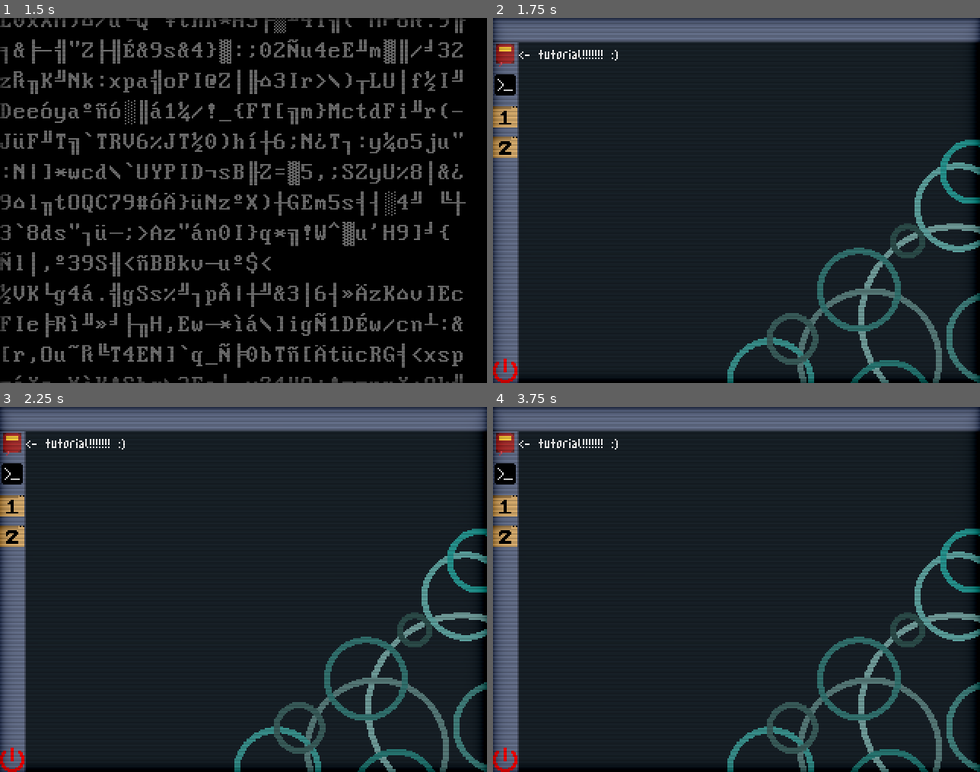
Above: before the commit, frames 1-4 (two rows, left to right).
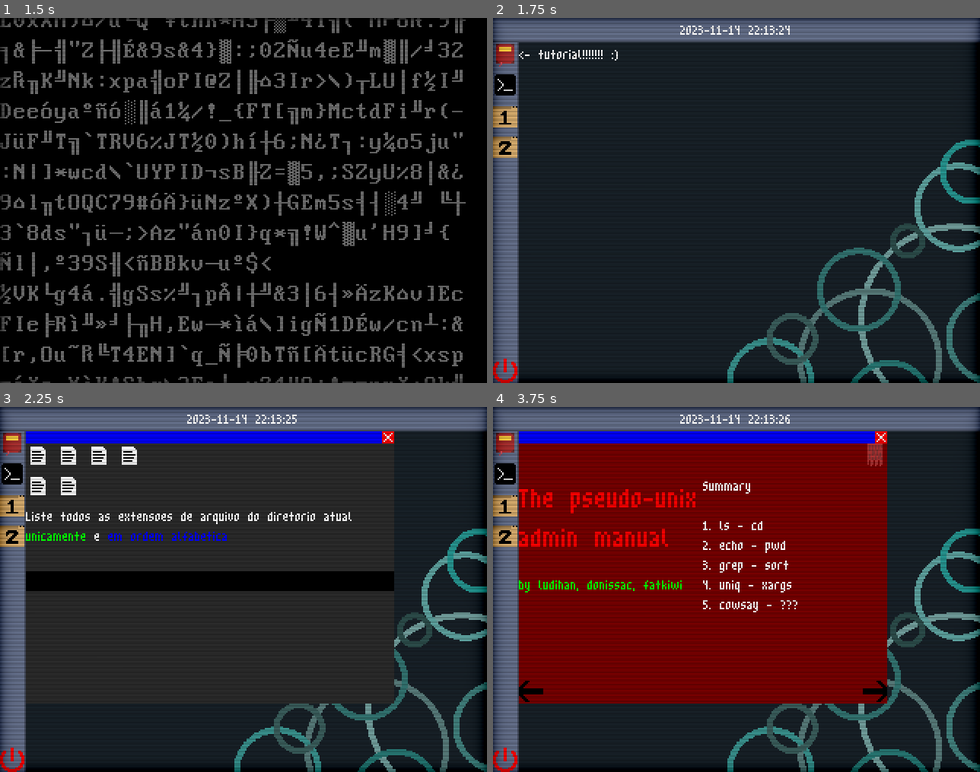
Above: after the commit, the same moments.

Repository: saLucasRd/trabalho-jogo-unix
Game: Godot game, scene res://ui/boot_menu.tscn
Same seed, same stepped clock (60 frames per second), same inputs: the game is played once before the commit and once after it. Sound files missing from this copy of the repository are replaced by a short silence.
Inputs (mouse positions are in pixels of both pictures, inside the frame that each line leads up to):
- Up to frame 1 (1.5 s): tap Enter at 0.5, 0.6 s; move the mouse to (350, 182) at 0.52 s; hold Up 0.53-1.25 s; click (350, 182) at 0.67 s; tap Space at 0.77 s; drag from (146, 218) to (219, 273) at 1.27 s
- Up to frame 2 (1.75 s): no input
- Up to frame 3 (2.25 s): click (9, 505) at 2 s
- Up to frame 4 (3.75 s): click (502, 505) at 2.75 s; click (502, 443) at 3.5 s

Frame 1 is identical in both runs. In frame 2, 0.2% of the frame differs, in the area x 38-61%, y 2-5%; in frame 3, 9.5%; in frame 4, 57%, in the area x 5-81%, y 2-82%.
Error before the commit: Parse Error: Could not find type "_float" in the current scope. (res://ui/desktop.gd:17)

Commit message:
outro fix pra window

Diff:
--- a/ui/desktop.gd
+++ b/ui/desktop.gd
@@ -14,7 +14,7 @@
 	Input.set_mouse_mode(Input.MOUSE_MODE_VISIBLE)
 
 # Called every frame. 'delta' is the elapsed time since the previous frame.
-func _process(delta: _float) -> void:
+func _process(_delta: float) -> void:
 	datetime.text = Time.get_datetime_string_from_system(false, true)
 
 
--- a/ui/fake_window.gd
+++ b/ui/fake_window.gd
@@ -3,9 +3,17 @@
 @onready var bar: ColorRect = $VBoxContainer/HBoxContainer/Bar
 @onready var close: TextureButton = $VBoxContainer/HBoxContainer/Close
 
+enum Q {
+	Q1,
+	Q2,
+	Q3,
+	Q4,
+}
+
 
 # Tracks if the window is being dragged
 var is_left_dragging: bool = false
+var is_right_dragging: bool = false
 var drag_offset: Vector2
 
 func _ready() -> void:
--- a/ui/fake_window.tscn
+++ b/ui/fake_window.tscn
@@ -5,9 +5,9 @@
 
 [node name="Window" type="Control"]
 layout_mode = 3
-anchor_right = 0.806
+anchor_right = 0.803
 anchor_bottom = 0.8
-offset_right = 0.0799866
+offset_right = -0.960022
 grow_horizontal = 2
 grow_vertical = 2
 mouse_filter = 1
--- a/ui/level.tscn
+++ b/ui/level.tscn
@@ -1,7 +1,10 @@
-[gd_scene load_steps=6 format=3 uid="uid://dwq1mdvnentq5"]
+[gd_scene load_steps=7 format=3 uid="uid://dwq1mdvnentq5"]
 
 [ext_resource type="FontFile" uid="uid://c53hg5h4sggrf" path="res://assets/font/m3x6.ttf" id="1_m123p"]
 [ext_resource type="Texture2D" uid="uid://bv8u762vxgqlq" path="res://assets/image/file.png" id="1_qdplc"]
+
+[sub_resource type="StyleBoxFlat" id="StyleBoxFlat_la0yo"]
+bg_color = Color(0.169245, 0.169245, 0.169245, 1)
 
 [sub_resource type="StyleBoxFlat" id="StyleBoxFlat_db4pk"]
 bg_color = Color(0, 0, 0, 1)
@@ -14,18 +17,30 @@
 
 [node name="Level" type="Control"]
 layout_mode = 3
-anchors_preset = 0
-offset_right = 240.0
-offset_bottom = 93.0
+anchors_preset = 15
+anchor_right = 1.0
+anchor_bottom = 1.0
 grow_horizontal = 2
 grow_vertical = 2
 mouse_filter = 1
 
+[node name="Panel" type="Panel" parent="."]
+layout_mode = 1
+anchors_preset = 15
+anchor_right = 1.0
+anchor_bottom = 1.0
+grow_horizontal = 2
+grow_vertical = 2
+theme_override_styles/panel = SubResource("StyleBoxFlat_la0yo")
+
 [node name="VBoxContainer2" type="VBoxContainer" parent="."]
 layout_direction = 1
-layout_mode = 0
-offset_right = 232.0
-offset_bottom = 93.0
+layout_mode = 1
+anchors_preset = 15
+anchor_right = 1.0
+anchor_bottom = 1.0
+grow_horizontal = 2
+grow_vertical = 2
 
 [node name="GridContainer2" type="GridContainer" parent="VBoxContainer2"]
 layout_mode = 2
@@ -55,11 +70,7 @@
 layout_mode = 2
 texture = ExtResource("1_qdplc")
 
-[node name="VBoxContainer" type="VBoxContainer" parent="VBoxContainer2"]
-layout_mode = 2
-theme_override_constants/separation = 0
-
-[node name="RichTextLabel" type="RichTextLabel" parent="VBoxContainer2/VBoxContainer"]
+[node name="RichTextLabel" type="RichTextLabel" parent="VBoxContainer2"]
 custom_minimum_size = Vector2(0, 40)
 layout_mode = 2
 mouse_filter = 1
@@ -67,7 +78,7 @@
 bbcode_enabled = true
 text = "Liste todos as extensoes de arquivo do diretorio atual [color=green]unicamente[/color] e [color=blue]em ordem alfabetica[/color]"
 
-[node name="LineEdit" type="LineEdit" parent="VBoxContainer2/VBoxContainer"]
+[node name="LineEdit" type="LineEdit" parent="VBoxContainer2"]
 layout_mode = 2
 mouse_filter = 1
 theme_override_fonts/font = ExtResource("1_m123p")
